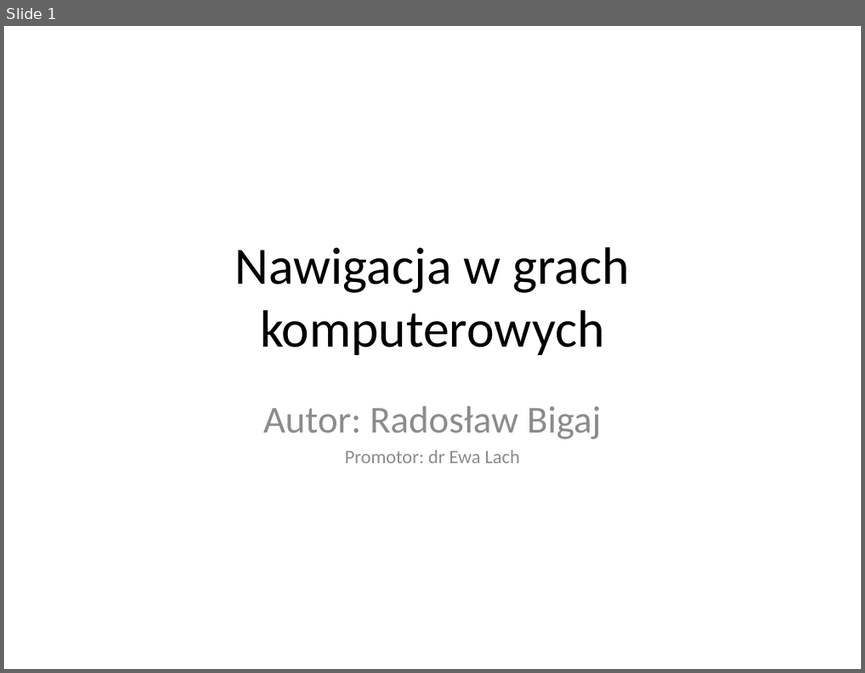
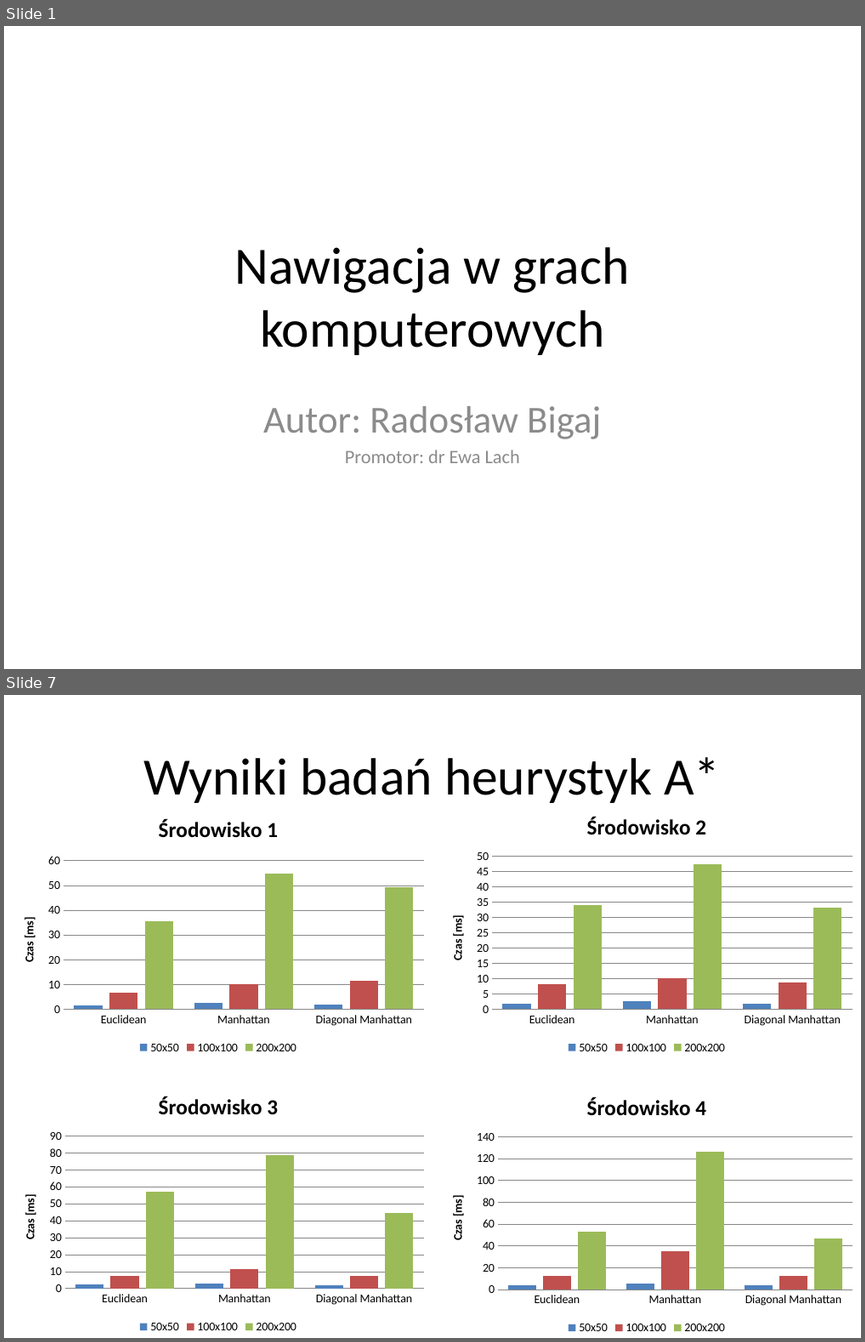
Before and after one commit to sskullgra/Character-Navigation, a slide deck: Nawigacja w grach komputerowych.pptx. Shown one above the other, each under a label of ours: slide 1 before the commit, slides 1 and 7 after it; the slides between them are not shown. The pictures are 865x673 and 865x1342 pixels, drawn with LibreOffice and Linux fonts; fonts in the diff are those of the drawing. Boxes give left, top, right and bottom in pixels: in the first picture for what was removed or moved away, otherwise in the second. Text is boxed around its words. In the diff, an @@ line names an element or a change of style, - is before the commit and + after.

```diff
--- a/Nawigacja w grach komputerowych.pptx
+++ b/Nawigacja w grach komputerowych.pptx
@@ slide 7 added at (4, 695, 861, 1338), background #FFFFFF @@
@@ title added at (144, 757, 720, 803), 44 pt, text #000000 @@
+Wyniki badań heurystyk A*
@@ column chart added at (4, 800, 432, 1057) @@
+title "Środowisko 1"
+categories: Euclidean, Manhattan, Diagonal Manhattan
+50x50: 2, 2, 2
+100x100: 7, 10, 11
+200x200: 35, 55, 49
@@ column chart added at (432, 800, 861, 1057) @@
+title "Środowisko 2"
+categories: Euclidean, Manhattan, Diagonal Manhattan
+50x50: 2, 2, 2
+100x100: 8, 10, 9
+200x200: 34, 47, 33
@@ column chart added at (4, 1080, 432, 1337) @@
+title "Środowisko 3"
+categories: Euclidean, Manhattan, Diagonal Manhattan
+50x50: 2, 3, 2
+100x100: 7, 12, 7
+200x200: 57, 78, 45
@@ column chart added at (432, 1081, 861, 1338) @@
+title "Środowisko 4"
+categories: Euclidean, Manhattan, Diagonal Manhattan
+50x50: 4, 5, 4
+100x100: 12, 35, 12
+200x200: 53, 127, 47
```
Also in this commit, not shown: 7 slides changed, 1 other slide added, 2 slides removed, 1 other file.
